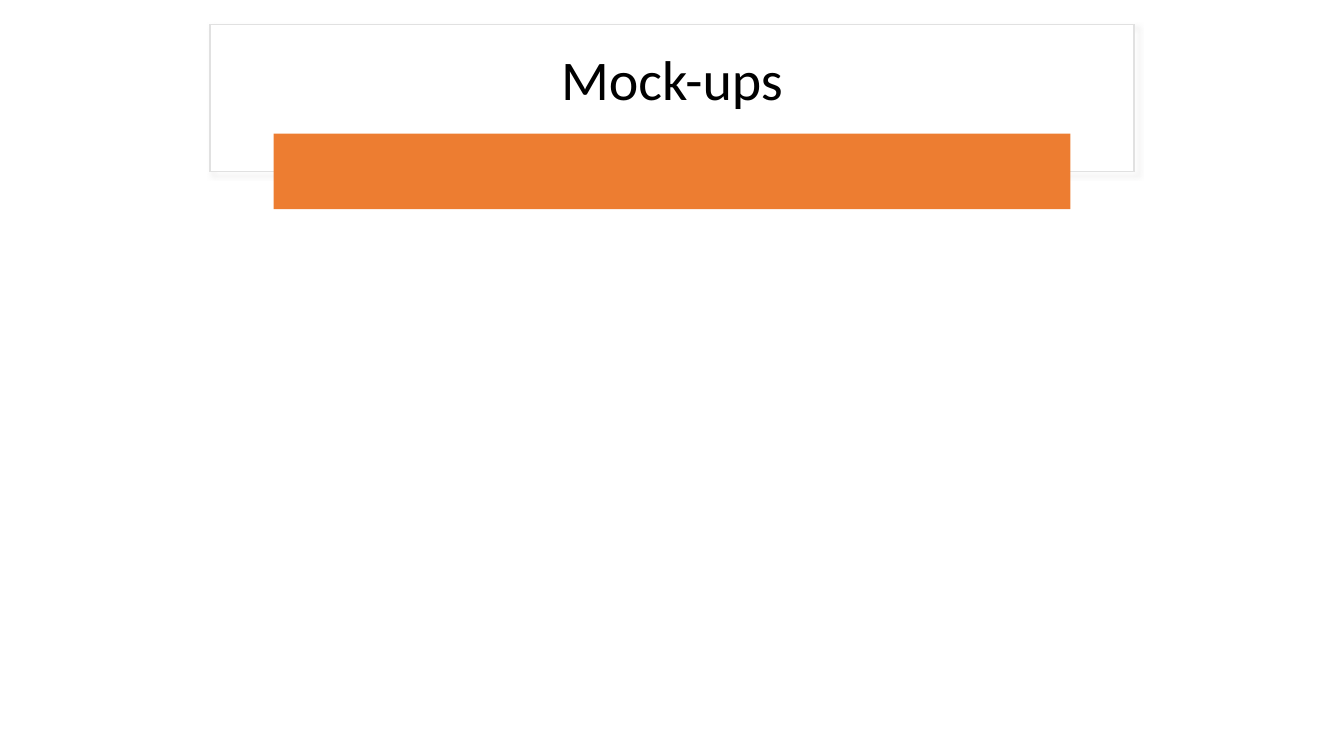
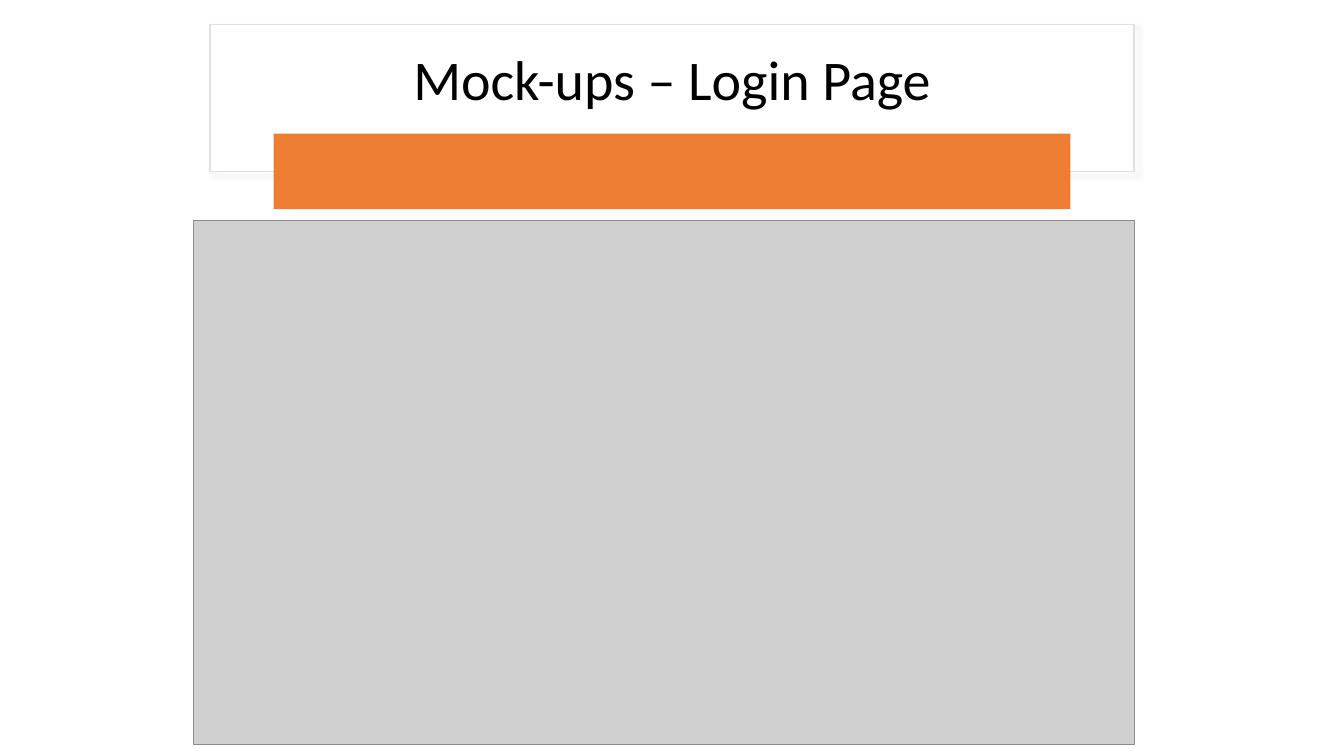
Before and after one commit to rlennon/ConnachtUni, a slide deck: slide 19 of documentation/Demonstrations/Connacht_University_TeamDC.pptx. Drawn at 1344x756 pixels with LibreOffice and Linux fonts; fonts in the diff are those of the drawing; grey boxes stand for pictures. Boxes give left, top, right and bottom in pixels: in the first picture for what was removed or moved away, otherwise in the second. Text is boxed around its words. In the diff, an @@ line names an element or a change of style, - is before the commit and + after.

```diff
--- a/documentation/Demonstrations/Connacht_University_TeamDC.pptx
+++ b/documentation/Demonstrations/Connacht_University_TeamDC.pptx
@@ title at [413, 61, 930, 110]: text changed @@
-Mock-ups
+Mock-ups – Login Page
@@ picture added at [194, 221, 1134, 745] @@
```
Also in this commit, not shown: 3 other slides changed.
